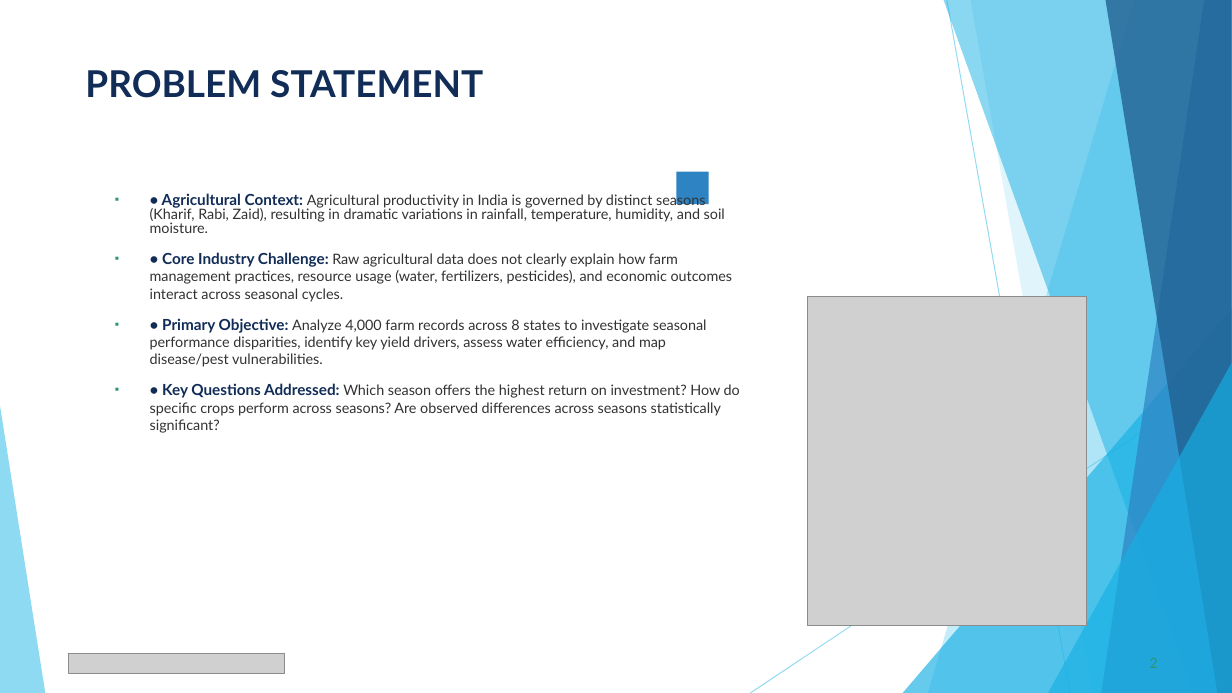
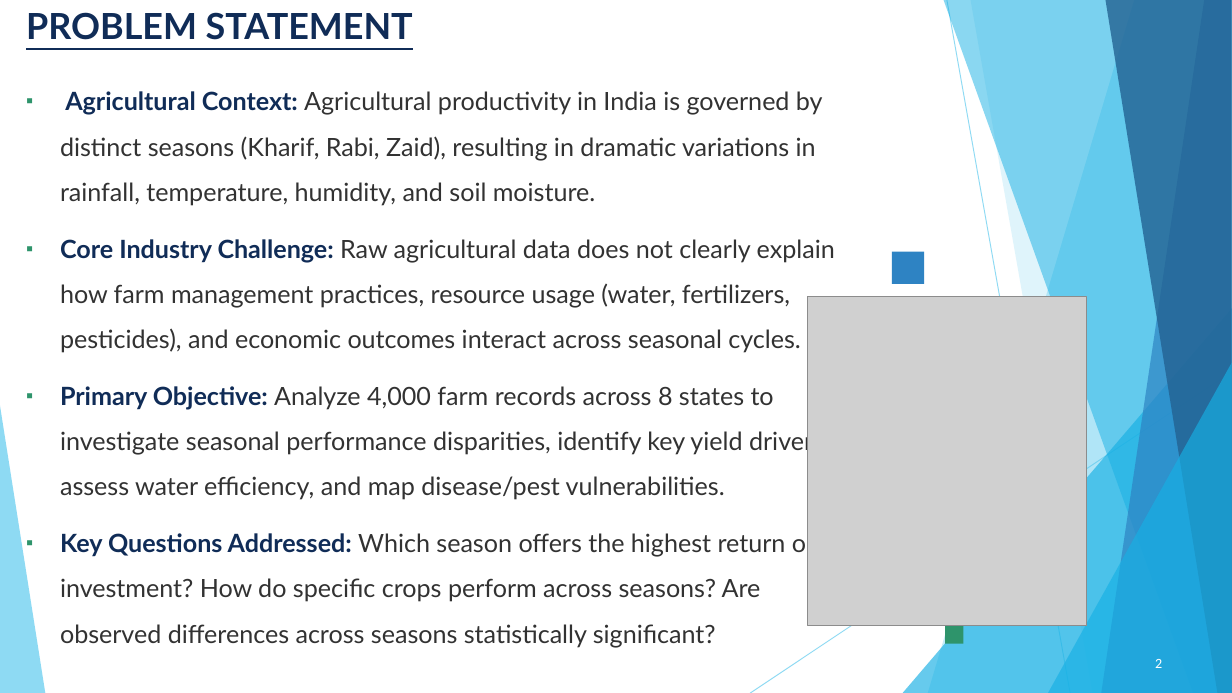
Before and after one commit to chourasiavinit9-dev/Seasonal_Major_project, a slide deck: slide 2 of VOIS_Major_Project_PPT_Submission_Template.pptx. Drawn at 1232x693 pixels with LibreOffice and Linux fonts; fonts in the diff are those of the drawing; grey boxes stand for pictures. Boxes give left, top, right and bottom in pixels: in the first picture for what was removed or moved away, otherwise in the second. Text is boxed around its words. In the diff, an @@ line names an element or a change of style, - is before the commit and + after.

```diff
--- a/VOIS_Major_Project_PPT_Submission_Template.pptx
+++ b/VOIS_Major_Project_PPT_Submission_Template.pptx
@@ title "PROBLEM STATEMENT": place and size @@
-title "PROBLEM STATEMENT" at box(85, 70, 483, 98)
+title "PROBLEM STATEMENT" at box(26, 12, 413, 40)
@@ title "PROBLEM STATEMENT" at box(26, 12, 413, 40): size 28.8 to 28 pt, underline on @@
@@ freeform shape at box(1105, 0, 1232, 693): fill #226292 at 80% opacity to #236292 at 80% opacity @@
@@ text "Agricultural Context: Agricultural productivity in ..." at box(60, 91, 835, 647): vertical alignment top to middle @@
@@ text at box(60, 91, 835, 647): text changed; size 11.2 to 19.6 pt @@
-▪ • Agricultural Context: Agricultural productivity in India is governed by distinct seasons (Kharif, Rabi, Zaid), resulting in dramatic variations in rainfall, temperature, humidity, and soil moisture.
-▪ • Core Industry Challenge: Raw agricultural data does not clearly explain how farm management practices, resource usage (water, fertilizers, pesticides), and economic outcomes interact across seasonal cycles.
-▪ • Primary Objective: Analyze 4,000 farm records across 8 states to investigate seasonal performance disparities, identify key yield drivers, assess water efficiency, and map disease/pest vulnerabilities.
-▪ • Key Questions Addressed: Which season offers the highest return on investment? How do specific crops perform across seasons? Are observed differences across seasons statistically significant?
+▪ Agricultural Context: Agricultural productivity in India is governed by distinct seasons (Kharif, Rabi, Zaid), resulting in dramatic variations in rainfall, temperature, humidity, and soil moisture.
+▪ Core Industry Challenge: Raw agricultural data does not clearly explain how farm management practices, resource usage (water, fertilizers, pesticides), and economic outcomes interact across seasonal cycles.
+▪ Primary Objective: Analyze 4,000 farm records across 8 states to investigate seasonal performance disparities, identify key yield drivers, assess water efficiency, and map disease/pest vulnerabilities.
+▪ Key Questions Addressed: Which season offers the highest return on investment? How do specific crops perform across seasons? Are observed differences across seasons statistically significant?
@@ rectangle: place and size @@
-rectangle at box(677, 172, 709, 204)
+rectangle at box(892, 251, 924, 284)
@@ triangle removed at box(903, 308, 1232, 693) @@
@@ freeform shape added at box(903, 308, 1232, 693), fill #17B0E4 at 66% opacity @@
@@ triangle removed at box(1048, 363, 1232, 693) @@
@@ freeform shape added at box(1048, 363, 1232, 693), fill #17B0E4 at 66% opacity @@
@@ triangle removed at box(0, 406, 45, 693) @@
@@ freeform shape added at box(0, 406, 45, 693), fill #5FCBEF at 70% opacity @@
@@ rectangle added at box(945, 626, 964, 644), fill #2E946B @@
@@ picture removed at box(68, 654, 285, 674) @@
@@ page number removed at box(1150, 658, 1158, 668) @@
-2
@@ page number added at box(1155, 659, 1162, 668), 11 pt, text #FFFFFF @@
+2
```
Also in this commit, not shown: 13 other slides changed, 1 other file.
